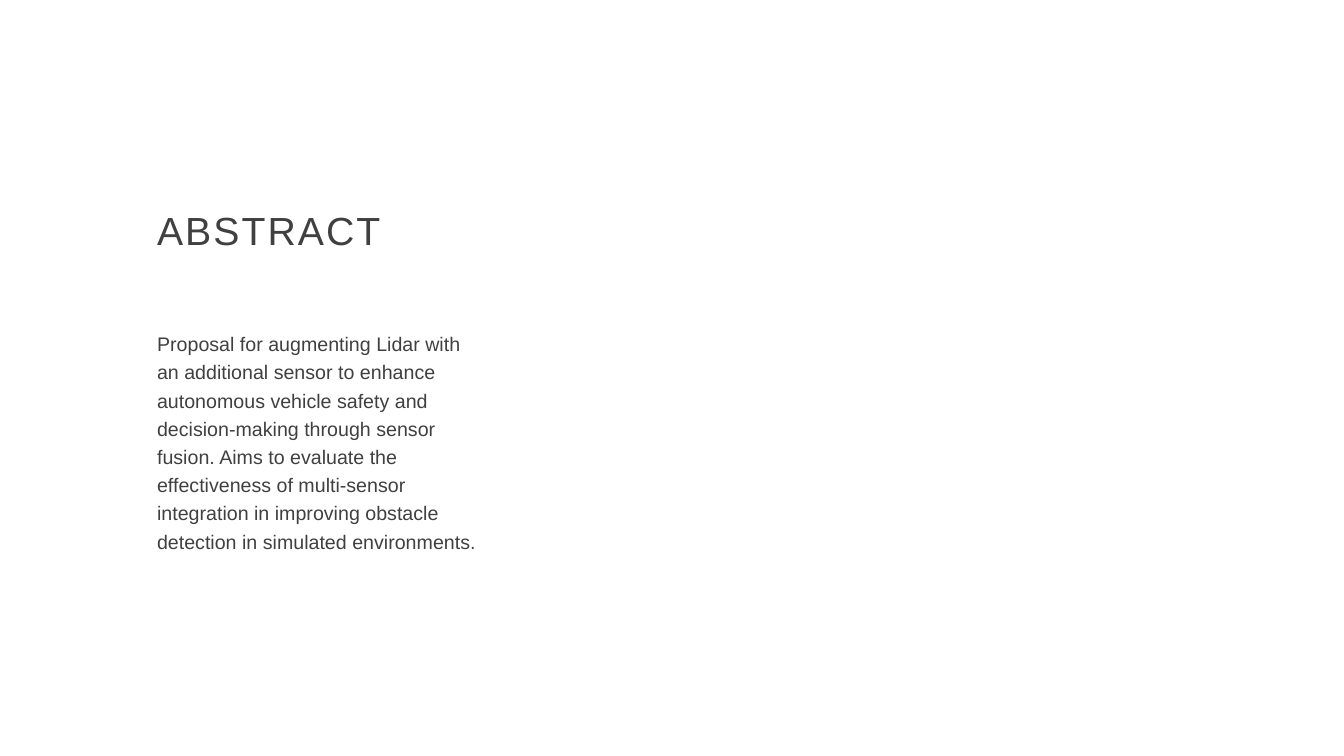
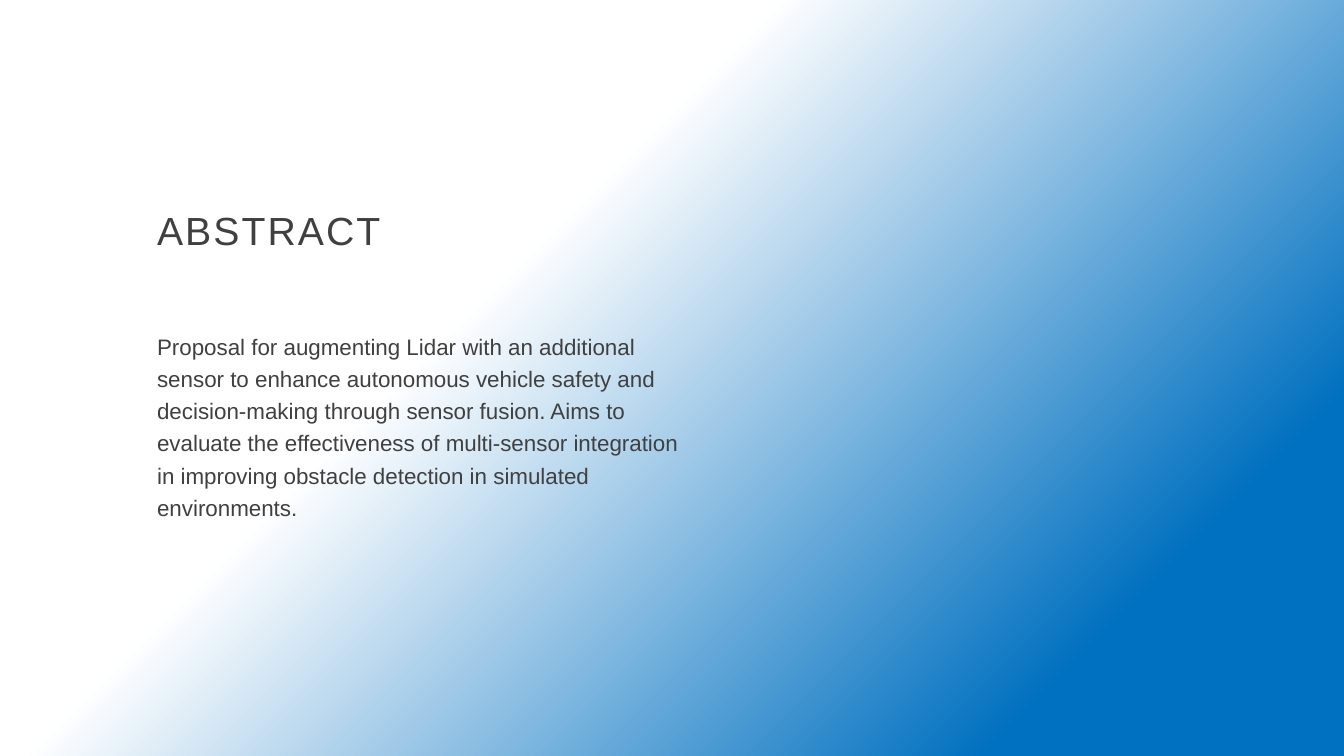
Before and after one commit to gauravsurtani/AI-and-Data-Engineering, a slide deck: slide 2 of Final_Project/Project Proposal/Project-Proposal-Presentation.pptx. Drawn at 1344x756 pixels with LibreOffice and Linux fonts; fonts in the diff are those of the drawing; background and template pictures are left out. Boxes give left, top, right and bottom in pixels: in the first picture for what was removed or moved away, otherwise in the second. Text is boxed around its words. In the diff, an @@ line names an element or a change of style, - is before the commit and + after.

```diff
--- a/Final_Project/Project Proposal/Project-Proposal-Presentation.pptx
+++ b/Final_Project/Project Proposal/Project-Proposal-Presentation.pptx
@@ background #FFFFFF to gradient #FFFFFF to #0070C0 @@
@@ text "Proposal for augmenting Lidar with ..." at bbox=[157, 338, 678, 517]: size 14 to 16 pt @@
```
Also in this commit, not shown: 7 other slides changed, 1 slide removed, 33 other files.
